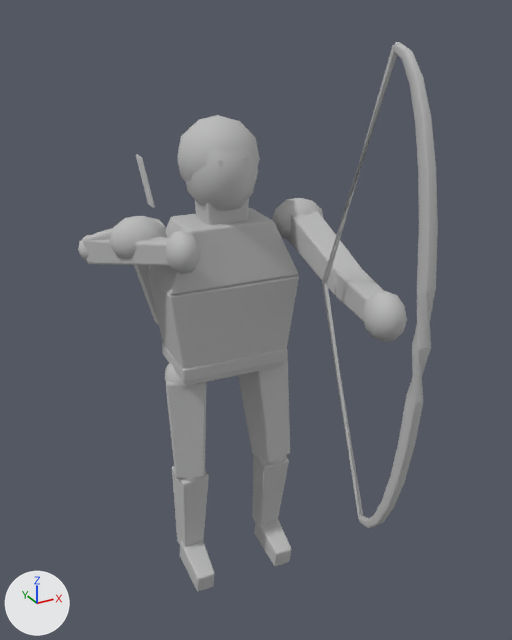
One commit to the FBX model unity/ClashOfAges/Assets/Models/archer.fbx: the scene before it, then after it.
One viewpoint serves both versions: a 50 mm camera at (-1.04, -2.13, 2.09) aimed at (0.05, -0.16, 1.11). Arrows for +X, +Y and +Z are at lower left; the lights stay in place. The first picture is the older version. Vertices at exactly the same position are counted once.

Objects in the first picture: 'archer_mesh'.
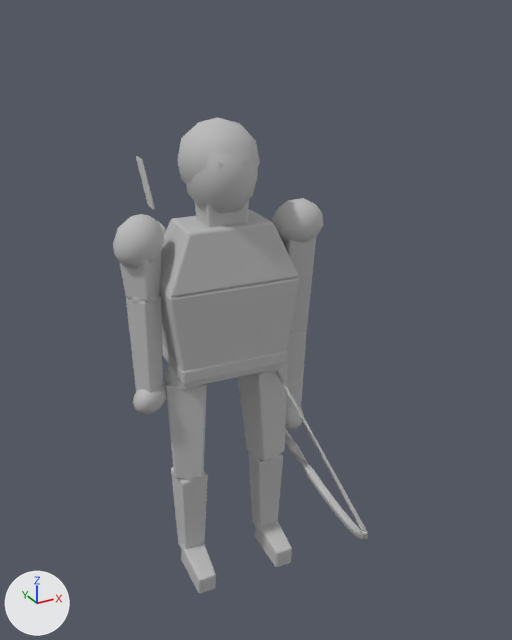
The change, as a diff of the scene's bpy script:
```diff
--- a/unity/ClashOfAges/Assets/Models/archer.fbx.py
+++ b/unity/ClashOfAges/Assets/Models/archer.fbx.py
@@ me_archer_mesh @@
-me_archer_mesh.from_pydata(...)  # 1938 vertices, 2333 faces; spans x -0.46..0.39, y -0.98..0.44, z 0.0..2.02
+me_archer_mesh.from_pydata(...)  # 1938 vertices, 2333 faces; spans x -0.38..0.39, y -0.69..0.65, z 0.0..1.77
+# me_archer_mesh part 1: the loose piece of 284 vertices spanning x 0.04..0.09, y -0.98..-0.76, z 0.67..2.02 is multiplied about its middle by the matrix ((0.923, -0.359, -0.136), (-0.162, -0.044, -0.986), (0.348, 0.932, -0.098)), then moved by (0.22, 0.86, -0.85)
+# me_archer_mesh part 2: the loose piece of 12 vertices spanning x 0.07..0.11, y -0.77..-0.48, z 0.67..2.02 is multiplied about its middle by the matrix ((0.923, -0.359, -0.136), (-0.162, -0.044, -0.986), (0.348, 0.932, -0.098)), then moved by (0.13, 0.6, -0.61)
+# me_archer_mesh part 3: the loose piece of 42 vertices spanning x 0.18..0.28, y -0.48..-0.38, z 1.25..1.35 is multiplied about its middle by the matrix ((0.923, -0.359, -0.136), (-0.162, -0.044, -0.986), (0.348, 0.932, -0.098)), then moved by (0.05, 0.42, -0.33)
+# me_archer_mesh part 4: the loose piece of 68 vertices spanning x 0.06..0.27, y -0.79..-0.41, z 1.26..1.38 is multiplied about its middle by the matrix ((0.923, -0.359, -0.136), (-0.162, -0.044, -0.986), (0.348, 0.932, -0.098)), then moved by (0.12, 0.59, -0.53)
+# me_archer_mesh part 5: the loose piece of 42 vertices spanning x 0.04..0.15, y -0.84..-0.71, z 1.27..1.42 is multiplied about its middle by the matrix ((0.923, -0.359, -0.136), (-0.162, -0.044, -0.986), (0.348, 0.932, -0.098)), then moved by (0.18, 0.75, -0.75)
+# me_archer_mesh part 6: the loose piece of 42 vertices spanning x -0.46..-0.35, y 0.12..0.22, z 1.3..1.39 is multiplied about its middle by the matrix ((0.467, 0.132, -0.874), (-0.749, -0.466, -0.47), (-0.47, 0.875, -0.119)), then moved by (0.11, -0.15, -0.14)
+# me_archer_mesh part 7: the loose piece of 68 vertices spanning x -0.44..-0.19, y -0.19..0.19, z 1.3..1.43 is multiplied about its middle by the matrix ((0.467, 0.132, -0.874), (-0.749, -0.466, -0.47), (-0.47, 0.875, -0.119)), then moved by (0.03, 0.02, -0.36)
+# me_archer_mesh part 8: the loose piece of 42 vertices spanning x -0.27..-0.17, y -0.23..-0.1, z 1.33..1.47 is multiplied about its middle by the matrix ((0.467, 0.132, -0.874), (-0.749, -0.466, -0.47), (-0.47, 0.875, -0.119)), then moved by (-0.08, 0.18, -0.59)
+# me_archer_mesh part 9: the loose piece of 68 vertices spanning x 0.1..0.22, y -0.13..0.03, z 0.08..0.48 is turned -7.1 degrees about the x axis through its middle, then moved by (0.0, 0.02, -0.01)
+# me_archer_mesh part 10: the loose piece of 56 vertices spanning x -0.22..-0.12, y -0.18..0.03, z 0.0..0.13 is moved by (0.0, -0.01, 0.0)
+# me_archer_mesh part 11: 173 of 1938 vertices moved; they spanned x -0.24..0.23, y -0.14..0.08, z 0.46..0.94 and now span x -0.24..0.23, y -0.1..0.08, z 0.45..0.93; mean shift (0.0, 0.01, -0.01); largest move (0.12, -0.13, 0.48) -> (0.12, -0.09, 0.46)
+# me_archer_mesh part 12: 110 of the vertices in x -0.44..-0.2, y -0.06..0.2, z 1.3..1.48 are multiplied about their middle by the matrix ((0.723, 0.362, -0.589), (0.362, 0.528, 0.768), (0.589, -0.768, 0.251)), then moved by (0.03, -0.04, -0.05)
+# me_archer_mesh part 13: 109 of the vertices in x 0.19..0.38, y -0.44..0.06, z 1.26..1.48 are multiplied about their middle by the matrix ((0.988, -0.096, -0.12), (-0.096, 0.224, -0.97), (0.12, 0.97, 0.212)), then moved by (0.02, 0.16, -0.15)
+# other edits to the shape of me_archer_mesh do not show in these pictures
 me_archer_mesh.materials.append(mat_leatherdark)
```

What differs and where, as boxes [x1, y1, x2, y2] in the pictures (512 x 640 px; the box of a moved part takes in the faces that stretch with it):
'archer_mesh', reshaped (29% narrower, 13% shorter): before [78, 42, 438, 591]; after [113, 117, 368, 594]
part 1 of me_archer_mesh, moved or reshaped: before [359, 42, 438, 528]; after [285, 428, 368, 540]
part 2 of me_archer_mesh, moved or reshaped: before [322, 45, 397, 519]; after [276, 370, 366, 531]
part 3 of me_archer_mesh, moved or reshaped (mostly hidden): before [333, 268, 355, 291]; after [292, 329, 303, 336]
part 4 of me_archer_mesh, moved or reshaped: before [336, 269, 384, 322]; after [286, 331, 306, 409]
part 5 of me_archer_mesh, moved or reshaped: before [363, 291, 407, 342]; after [285, 406, 304, 430]
part 6 of me_archer_mesh, moved or reshaped: before [78, 235, 91, 260]; after [130, 292, 158, 305]
part 7 of me_archer_mesh, moved or reshaped: before [83, 237, 170, 266]; after [126, 295, 163, 393]
part 8 of me_archer_mesh, moved or reshaped: before [166, 231, 200, 274]; after [133, 383, 167, 415]
part 9 of me_archer_mesh, moved or reshaped: before [252, 455, 289, 525]; after [249, 452, 283, 527]
part 10 of me_archer_mesh, moved or reshaped: before [180, 541, 215, 591]; after [181, 543, 216, 594]
part 11 of me_archer_mesh, moved or reshaped: before [165, 360, 290, 478]; after [165, 363, 288, 479]
part 12 of me_archer_mesh, moved or reshaped: before [83, 216, 167, 259]; after [113, 214, 165, 301]
part 13 of me_archer_mesh, moved or reshaped: before [272, 198, 362, 295]; after [272, 198, 324, 333]
